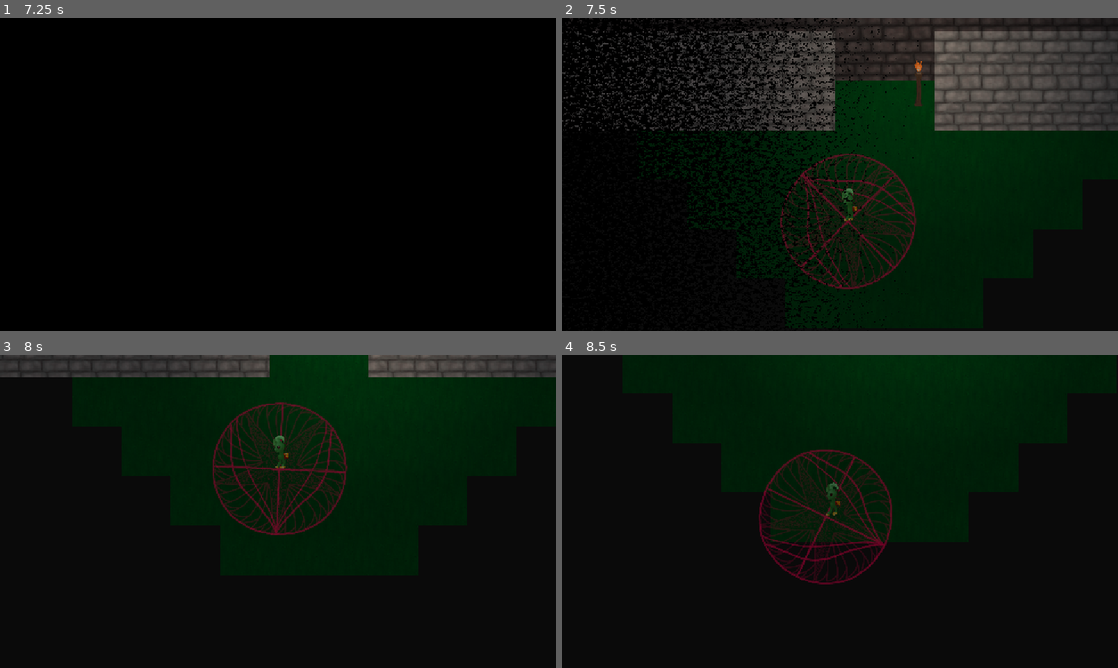
Above: before the commit, frames 1-4 (two rows, left to right).
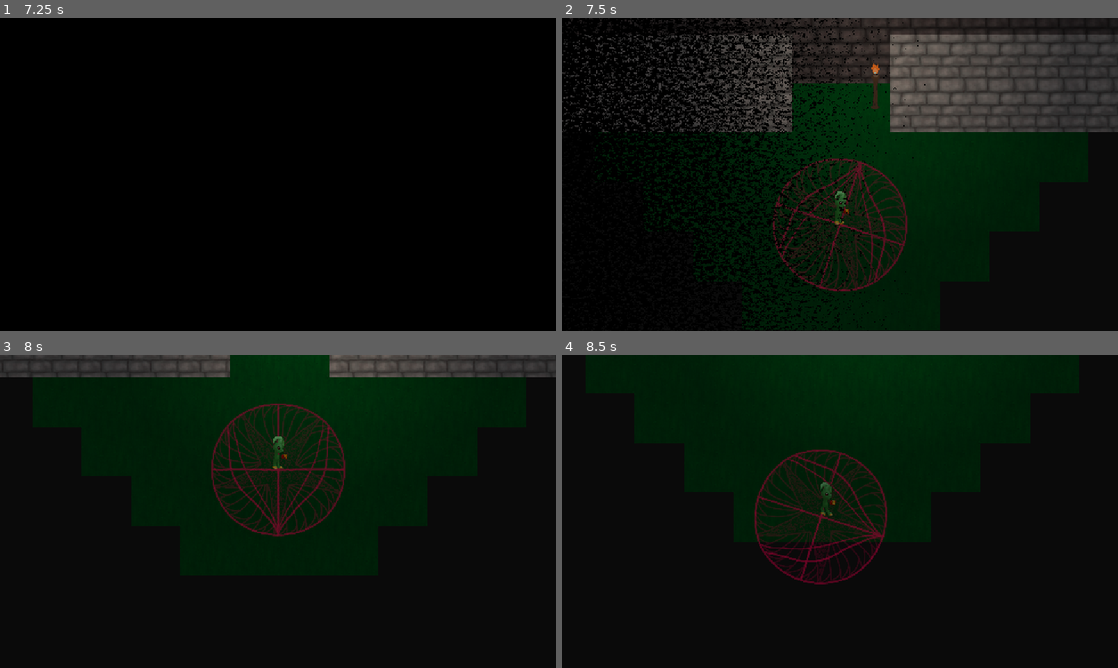
Above: after the commit, the same moments.

Repository: HoneyPony/impish-descent-future
Game: Godot game, scene res://MainMenu.tscn
The game is run twice, just before and just after one commit, with the same random seed, the same clock (stepped at 60 frames per second) and the same inputs.
Inputs (mouse positions are in pixels of both pictures, inside the frame that each line leads up to):
- Up to frame 1 (7.25 s): click "Play" at 0.5 s; click "Confirm" at 1.25 s; click "Confirm" at 2 s; move the mouse to (278, 105) at 2.77 s; press the mouse at (278, 105) at 2.78 s; hold D (player_right) 2.78-3.53 s; move the mouse to (166, 190) at 3.52 s; release the mouse at (166, 190) at 3.53 s; hold S (player_down) 3.53-4.28 s; click (166, 190) at 3.6 s; move the mouse to (333, 105) at 4.27 s; press the mouse at (333, 105) at 4.28 s; hold D (player_right) 4.28-5.03 s; move the mouse to (250, 237) at 5.02 s; release the mouse at (250, 237) at 5.03 s; hold W (player_up) 5.03-5.78 s; click (250, 237) at 5.1 s; move the mouse to (444, 221) at 5.77 s; press the mouse at (444, 221) at 5.78 s; hold A (player_left) from 5.78 s (still down); tap R (retry) at 6.4 s; move the mouse to (111, 127) at 6.52 s; release the mouse at (111, 127) at 6.53 s; click (111, 127) at 6.6 s
- Up to frame 2 (7.5 s): release A (player_left) at 7.25 s; click (840, 315) at 7.25 s, where only the run after the commit has a clickable "Confirm"
- Up to frame 3 (8 s): no input
- Up to frame 4 (8.5 s): move the mouse to (867, 511) at 8.02 s; press the mouse at (867, 511) at 8.03 s; hold S (player_down) from 8.03 s (still down)

Frame 1 is identical in both runs. In frame 2, 12% of the frame differs, in the area x 0-100%, y 0-88%; in frame 3, 4.8%; in frame 4, 4.0%.

Commit message:
Get re-formations after death working
One consideration is: Do we want to let you try a different pick
as well? Seems a little bit weird to do so.

The play might be, to make getting the imp rewards a totally different
scene. That way, it kind of makes sense that you can't change what
you got.

Diff:
--- a/enemies/ghost_base.gd
+++ b/enemies/ghost_base.gd
@@ -14,6 +14,10 @@
 var collision_timeouts = {}
 
 func init_ghost_base():
+	# Disable ourselves until the formation menu is done
+	set_process(false)
+	set_physics_process(false)
+
 	if GS.ascensions[2]:
 		max_health = int(max_health * 1.5)
 
--- a/ui/formation_menu.gd
+++ b/ui/formation_menu.gd
@@ -15,5 +15,10 @@
 func _on_confirm_pressed() -> void:
 	GS.flag_in_formation_menu = false
 
+	# Once the formation is confirmed, re-enable all the enemies
+	for enemy in get_tree().get_nodes_in_group("Enemy"):
+		enemy.set_process(true)
+		enemy.set_physics_process(true)
+
 	hide()
 	%DefeatMenu.going = true
--- a/ui/reward_ui.gd
+++ b/ui/reward_ui.gd
@@ -106,8 +106,9 @@
 	if GS.flag_retry_this_level:
 		GS.flag_retry_this_level = false
 		hide()
-		GS.spawn_current_army()
-		%DefeatMenu.going = true
+
+		GS.flag_in_upgrade_menu = false
+		%FormationMenu.show_menu()
 		return
 	GS.flag_in_upgrade_menu = true
 
